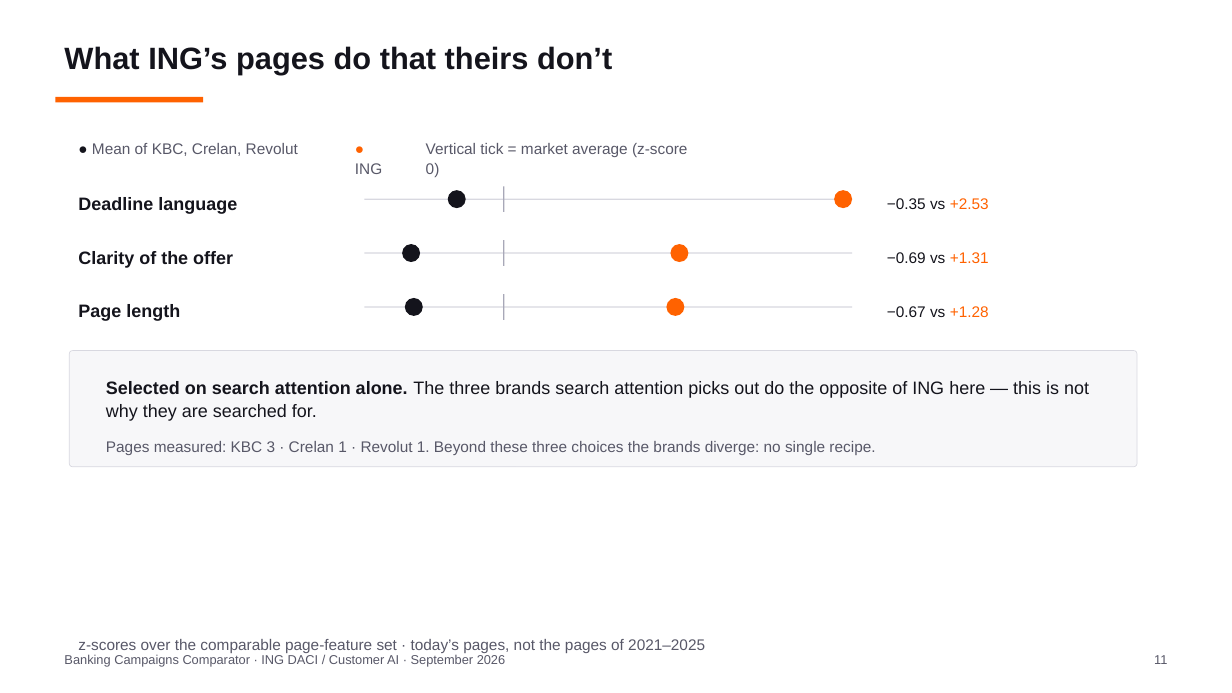
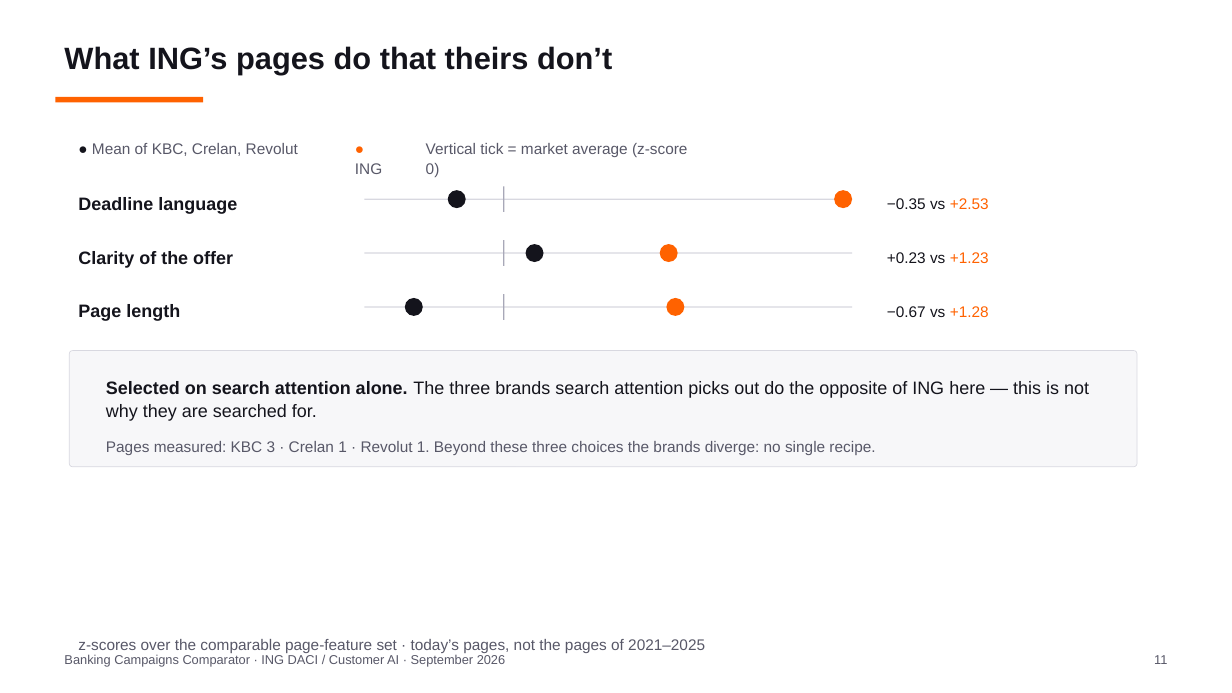
Before and after one commit to Siegried81/ing-usecase, a slide deck: slide 11 of docs/Banking_Campaigns_Comparator.pptx. Drawn at 1232x693 pixels with LibreOffice and Linux fonts; fonts in the diff are those of the drawing. Boxes give left, top, right and bottom in pixels: in the first picture for what was removed or moved away, otherwise in the second. Text is boxed around its words. In the diff, an @@ line names an element or a change of style, - is before the commit and + after.

```diff
--- a/docs/Banking_Campaigns_Comparator.pptx
+++ b/docs/Banking_Campaigns_Comparator.pptx
@@ ellipse: place and size @@
-ellipse at [402, 244, 420, 262]
+ellipse at [526, 244, 543, 262]
@@ ellipse: place and size @@
-ellipse at [671, 244, 689, 262]
+ellipse at [660, 244, 677, 262]
@@ text at [887, 252, 989, 263]: text changed @@
-−0.69 vs +1.31
++0.23 vs +1.23
```
Also in this commit, not shown: 4 other slides changed, 27 other files.
